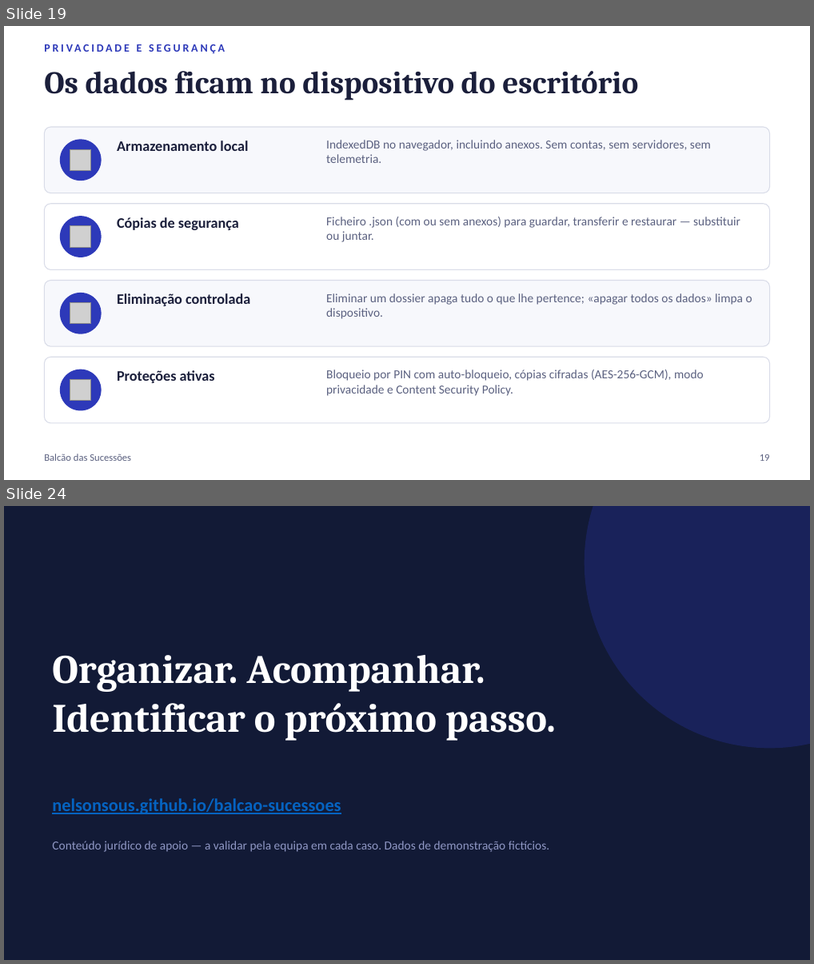
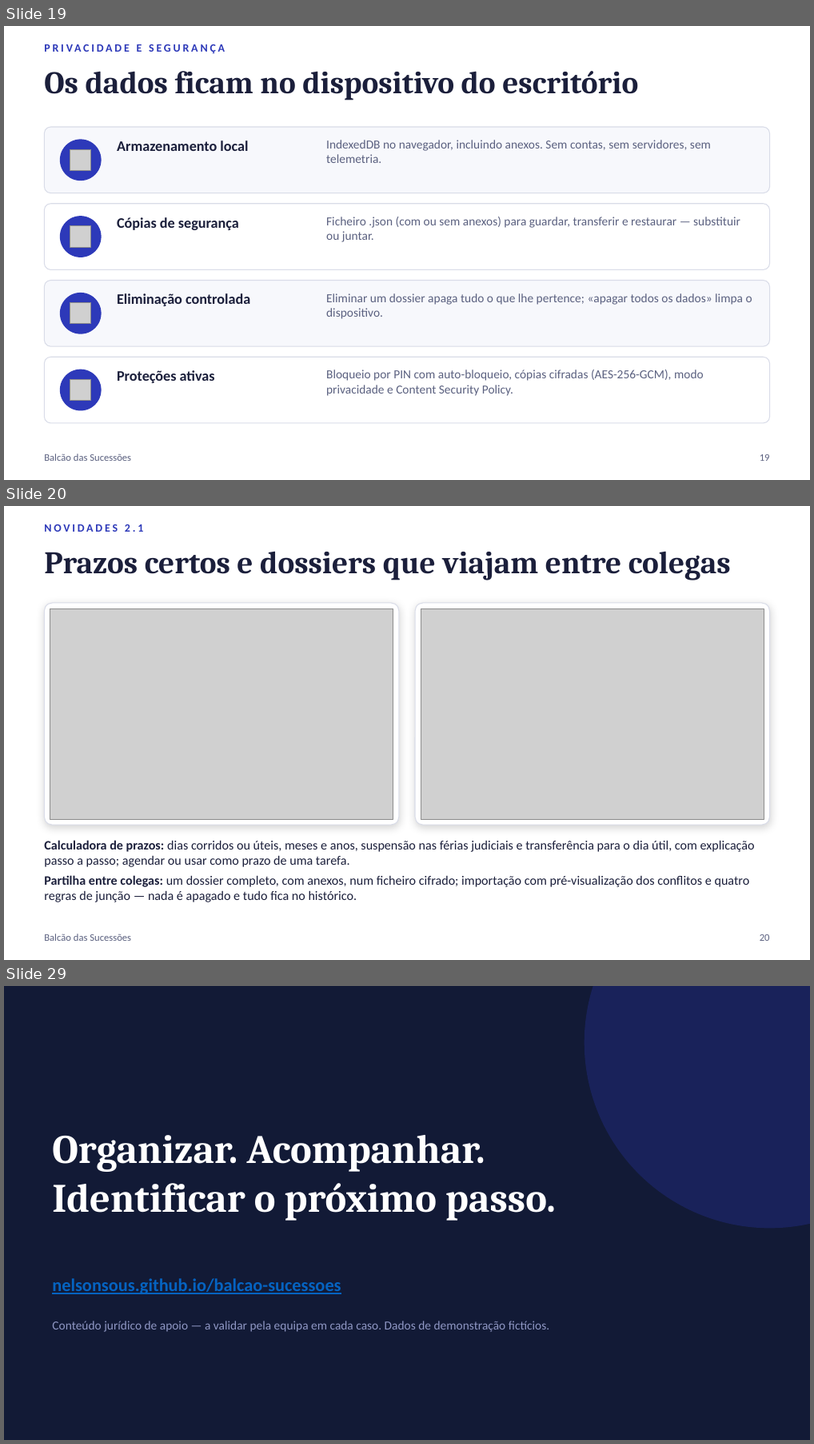
Before and after one commit to nelsonsous/balcao-sucessoes, a slide deck: docs/Balcao-das-Sucessoes-Apresentacao.pptx. Shown one above the other, each under a label of ours: slides 19 and 24 before the commit, slides 19, 20 and 29 after it; the slides between them are not shown. The pictures are 814x964 and 814x1444 pixels, drawn with LibreOffice and Linux fonts; fonts in the diff are those of the drawing; grey boxes stand for pictures. Boxes give left, top, right and bottom in pixels: in the first picture for what was removed or moved away, otherwise in the second. Text is boxed around its words. In the diff, an @@ line names an element or a change of style, - is before the commit and + after.

```diff
--- a/docs/Balcao-das-Sucessoes-Apresentacao.pptx
+++ b/docs/Balcao-das-Sucessoes-Apresentacao.pptx
@@ slide 20 added at [4,506,810,960], background #FFFFFF @@
@@ text added at [44,524,144,532], 10 pt, text #2D39B9, bold @@
+NOVIDADES 2.1
@@ text added at [44,551,731,580], 28 pt, text #1B1F3B, bold @@
+Prazos certos e dossiers que viajam entre colegas
@@ rounded rectangle added at [44,603,399,824], fill #FFFFFF, outline #D9DCE8 0.75 pt @@
@@ picture added at [50,608,394,819] @@
@@ rounded rectangle added at [415,603,770,824], fill #FFFFFF, outline #D9DCE8 0.75 pt @@
@@ picture added at [421,608,765,819] @@
@@ text added at [44,840,755,902], 11.5 pt, text #1B1F3B @@
+• Calculadora de prazos: dias corridos ou úteis, meses e anos, suspensão nas férias judiciais e transferência para o dia útil, com explicação passo a passo; agendar ou usar como prazo de uma tarefa.
+• Partilha entre colegas: um dossier completo, com anexos, num ficheiro cifrado; importação com pré-visualização dos conflitos e quatro regras de junção — nada é apagado e tudo fica no histórico.
@@ text added at [44,933,131,940], 9 pt, text #5B6180 @@
+Balcão das Sucessões
@@ text added at [760,934,770,940], 9 pt, text #5B6180 @@
+20
@@ what was slide 24 is now slide 29 @@
```
Also in this commit, not shown: 7 slides changed, 4 other slides added, 13 other files.
